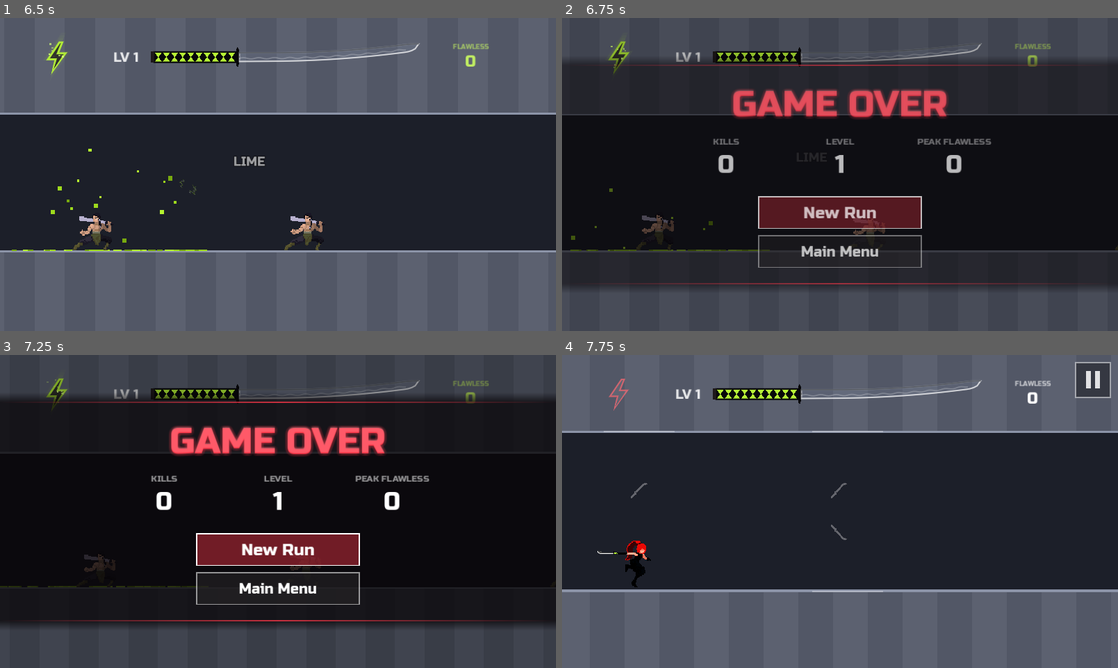
Above: before the commit, frames 1-4 (two rows, left to right).
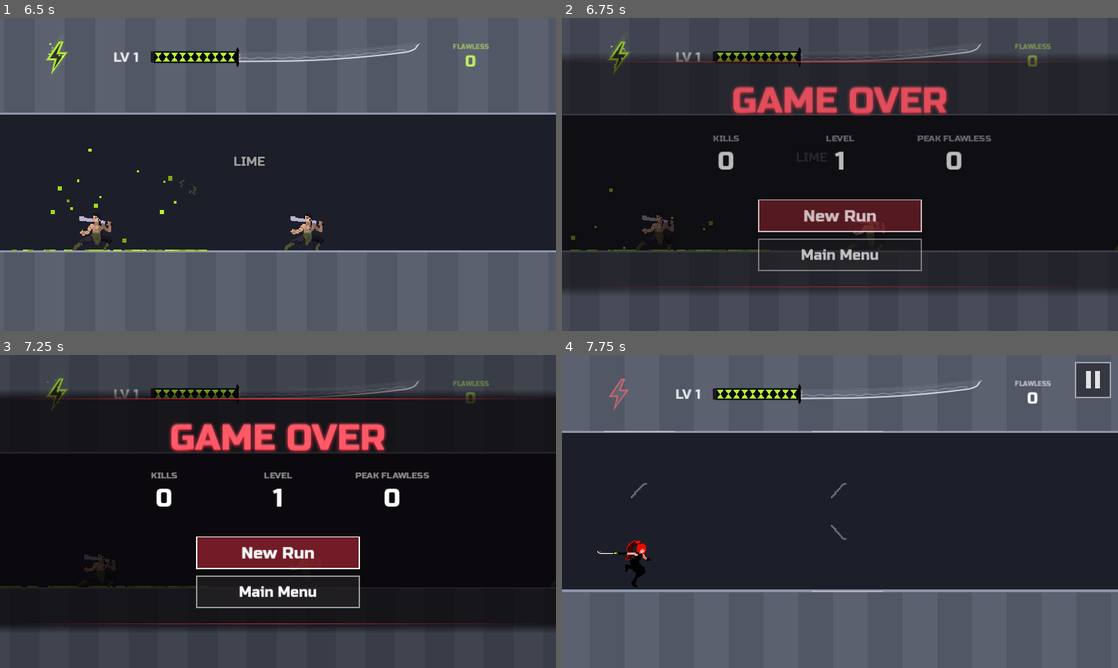
Above: after the commit, the same moments.

Repository: fredsbreads/game-off
Game: Godot game, scene res://scenes/main.tscn
Two runs of this game, one before a commit and one after it. Both use one fixed random seed, a clock stepped at 60 frames per second and the inputs below. Sound files missing from this copy of the repository are replaced by a short silence.
Inputs (mouse positions are in pixels of both pictures, inside the frame that each line leads up to):
- Up to frame 1 (6.5 s): tap Enter at 0.5, 2.1 s; move the mouse to (250, 237) at 0.52 s; hold J (tp_vertical) 0.53-1.28 s; hold K (tp_forward) 0.53-2.03 s; click (250, 237) at 0.67 s; tap Space at 0.77, 1.52, 3.02, 3.77, 4.52, 6.02 s; move the mouse to (444, 221) at 1.27 s; tap Shift at 1.35 s; move the mouse to (111, 127) at 2.02 s; hold Left 2.03-3.53 s; move the mouse to (305, 174) at 2.77 s; tap Keypad Enter at 2.85 s; click (305, 174) at 2.92 s; move the mouse to (194, 96) at 3.52 s; hold Down 3.53-4.28 s; tap C at 3.6 s; move the mouse to (400, 158) at 4.27 s; hold Right 4.28-5.03 s; tap M at 4.35 s; move the mouse to (166, 190) at 5.02 s; hold K (tp_forward) 5.03-5.78 s; tap O at 5.1 s; click (166, 190) at 5.17 s; move the mouse to (333, 105) at 5.77 s; hold Right from 5.78 s (still down); tap L at 5.85 s
- Up to frame 2 (6.75 s): keep holding Right; move the mouse to (812, 237) at 6.52 s; tap 1 at 6.6 s
- Up to frame 3 (7.25 s): keep holding Right; tap Space at 6.77 s
- Up to frame 4 (7.75 s): keep holding Right; move the mouse to (1006, 558) at 7.27 s; tap 5 at 7.35 s; click (1006, 558) at 7.42 s; tap Space at 7.52 s

Frame 1 is identical in both runs. In frame 2, 5.9% of the frame differs, in the area x 8-90%, y 11-86%; in frame 3, 6.5%, in the area x 6-94%, y 11-86%; in frame 4, nothing differs.

Commit message:
Game over: 'Started At N' under the level when the run didn't start at level 1

Diff:
--- a/scripts/hud.gd
+++ b/scripts/hud.gd
@@ -50,6 +50,7 @@
 var _band := Rect2()            # the band (set in _process)
 var _over_stats: Array = []     # [[value, label], ...] on the game-over screen
 var _over_hint := ""
+var _over_start_note := ""   # e.g. "Started At 5" (under the level; empty from level 1)
 var _over_t := 0.0              # seconds the game-over screen has shown
 ## On a computer the game-over screen has buttons only: New Run (picked
 ## first) over Main Menu. (On touch screens a tap anywhere starts a new run.)
@@ -60,7 +61,7 @@
 const BAND_PAD := 30.0
 const PAUSE_TITLE_H := 92.0
 const OVER_TITLE_H := 96.0
-const OVER_STATS_H := 92.0
+const OVER_STATS_H := 104.0   # (room for "Started At N" under the level)
 const OVER_HINT_H := 48.0
 # Practice mode toggle on the pause screen (N on a keyboard), plus a small
 # note in the corner while enemies are off.
@@ -401,6 +402,9 @@
 		_message.visible = true
 		return
 	_over_stats = [[stats["kills"], "KILLS"], [stats["level"], "LEVEL"], [stats["best_sweep"], "PEAK FLAWLESS"]]
+	# A run that didn't start at level 1 says where it did, under its level.
+	var start: int = stats.get("start_level", 1)
+	_over_start_note = "Started At %d" % start if start > 1 else ""
 	_over_hint = "Tap Anywhere To Retry" if is_touch() else ""
 	_over_sel = 0
 	_retry_button.visible = not is_touch()
@@ -502,6 +506,9 @@
 		var lw := font.get_string_size(label, HORIZONTAL_ALIGNMENT_LEFT, -1, 16).x
 		c.draw_string(font, Vector2(cx - lw / 2.0, sy + 20.0), label, HORIZONTAL_ALIGNMENT_LEFT, -1, 16, Color(1, 1, 1, 0.55 * a))   # (the label over its number)
 		c.draw_string(font, Vector2(cx - vw / 2.0, sy + 72.0), value, HORIZONTAL_ALIGNMENT_LEFT, -1, 46, Color(1, 1, 1, a))
+		if label == "LEVEL" and _over_start_note != "":
+			var nw := font.get_string_size(_over_start_note, HORIZONTAL_ALIGNMENT_LEFT, -1, 15).x
+			c.draw_string(font, Vector2(cx - nw / 2.0, sy + 94.0), _over_start_note, HORIZONTAL_ALIGNMENT_LEFT, -1, 15, Color(MainMenu.TITLE_RED.lightened(0.25), 0.9 * a))
 		if i > 0:   # thin dividers between them
 			var dx := x0 + col_w * i
 			c.draw_line(Vector2(dx, sy + 10.0), Vector2(dx, sy + 78.0), Color(1, 1, 1, 0.15 * a), 1.0)
--- a/scripts/main.gd
+++ b/scripts/main.gd
@@ -20,6 +20,7 @@
 ## The start level picked on the title screen: kept through this visit (back
 ## to the title screen, retries) but not saved, so the game always opens on 1.
 static var _session_start_level := 1
+var _run_start_level := 1
 # Every kill gets a short hit freeze (invert flash).
 const KILL_HIT := 0.06
 # If another enemy is under any marker where you land, the
@@ -381,6 +382,7 @@
 
 
 func begin() -> void:
+	_run_start_level = progression.level   # (the death screen says if it wasn't 1)
 	hud.menu.close()
 	state = State.PLAYING
 	player.running = true
@@ -1955,7 +1957,7 @@
 		best_score = final_score
 		_save_best(best_score)
 	hud.show_game_over({
-		"distance": distance, "kills": kills, "best_chain": best_chain, "perfect_chains": perfect_chains, "best_sweep": best_sweep, "level": progression.level,
+		"distance": distance, "kills": kills, "best_chain": best_chain, "perfect_chains": perfect_chains, "best_sweep": best_sweep, "level": progression.level, "start_level": _run_start_level,
 		"score": final_score, "best": best_score, "new_best": new_best,
 	})
 
